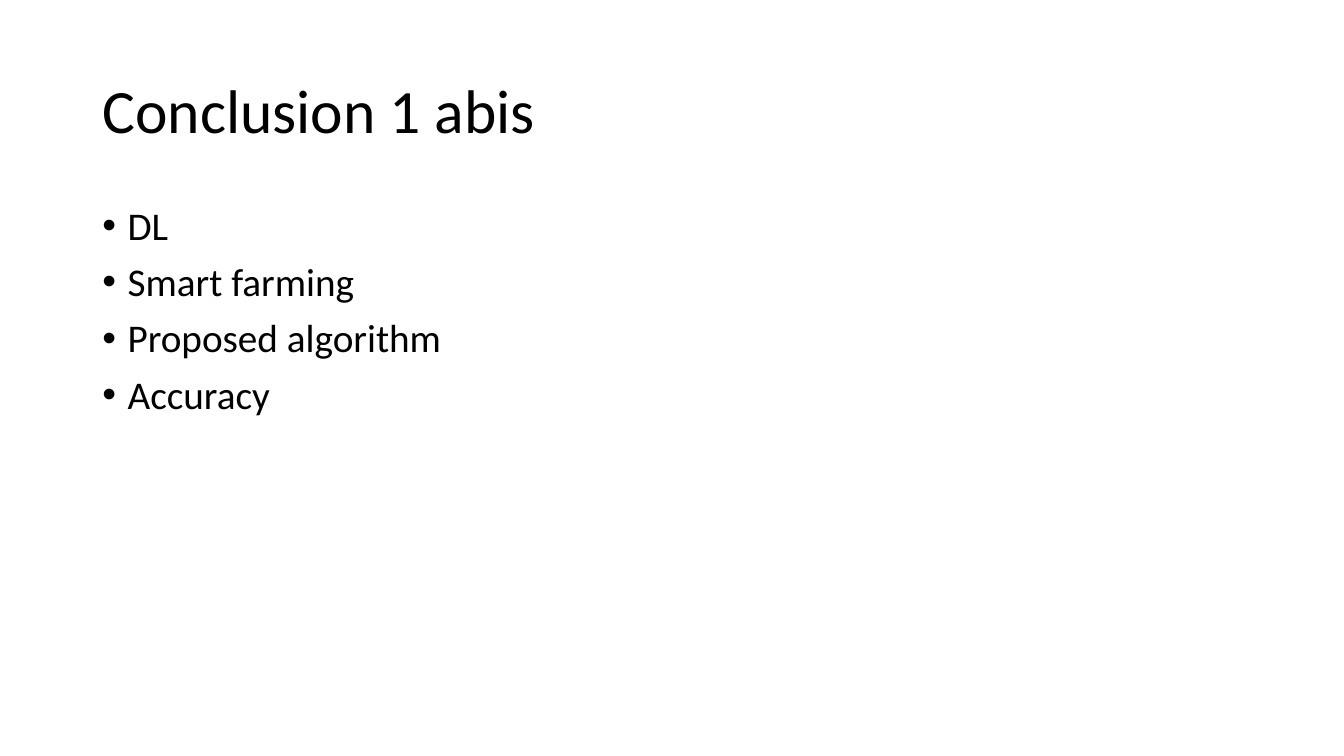
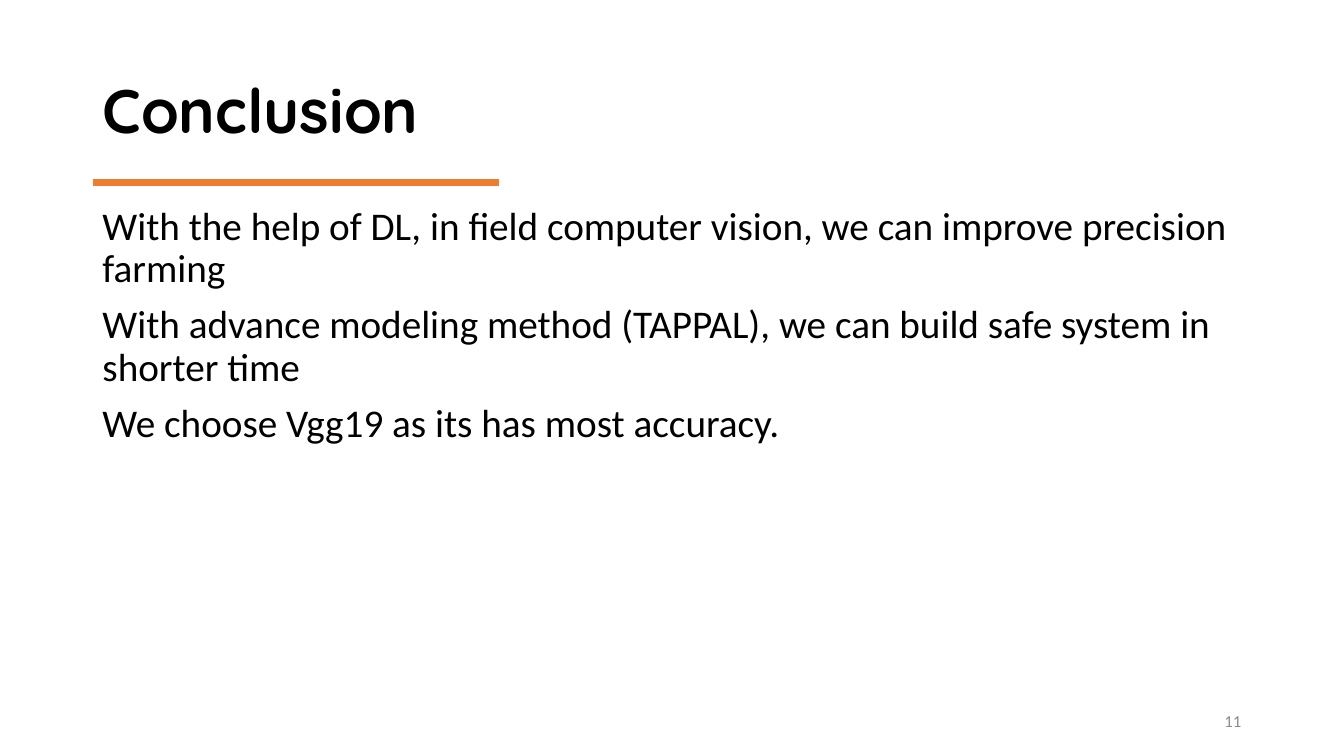
Before and after one commit to SyedMuhammadAbisRizvi/Autonomous-B, a slide deck: slide 11 of Introduction 1 zaf.pptx (slide 8 before the commit). Drawn at 1344x756 pixels with LibreOffice and Linux fonts; fonts in the diff are those of the drawing. Boxes give left, top, right and bottom in pixels: in the first picture for what was removed or moved away, otherwise in the second. Text is boxed around its words. In the diff, an @@ line names an element or a change of style, - is before the commit and + after.

```diff
--- a/Introduction 1 zaf.pptx
+++ b/Introduction 1 zaf.pptx
@@ title at (102, 87, 418, 134): text changed; font Calibri to Quicksand; bold on @@
-Conclusion 1 abis
+Conclusion
@@ rectangle added at (93, 178, 500, 187), fill #ED7D31, outline #FFFFFF 1 pt @@
@@ text at (102, 212, 1226, 444): text changed @@
-• DL
-• Smart farming
-• Proposed algorithm
-• Accuracy
+With the help of DL, in field computer vision, we can improve precision farming
+With advance modeling method (TAPPAL), we can build safe system in shorter time
+We choose Vgg19 as its has most accuracy.
@@ page number added at (1224, 716, 1241, 727), 12 pt, text #8C8C8C @@
+11
```
Also in this commit, not shown: 5 other slides changed, 11 slides added, 2 slides removed.
